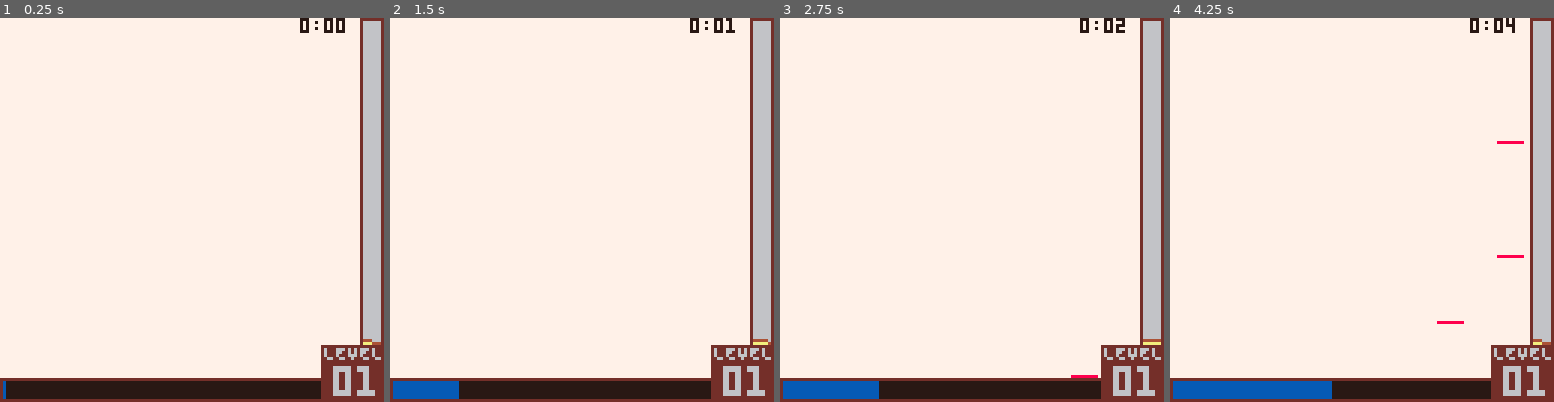
Above: before the commit, frames 1-4 (left to right).
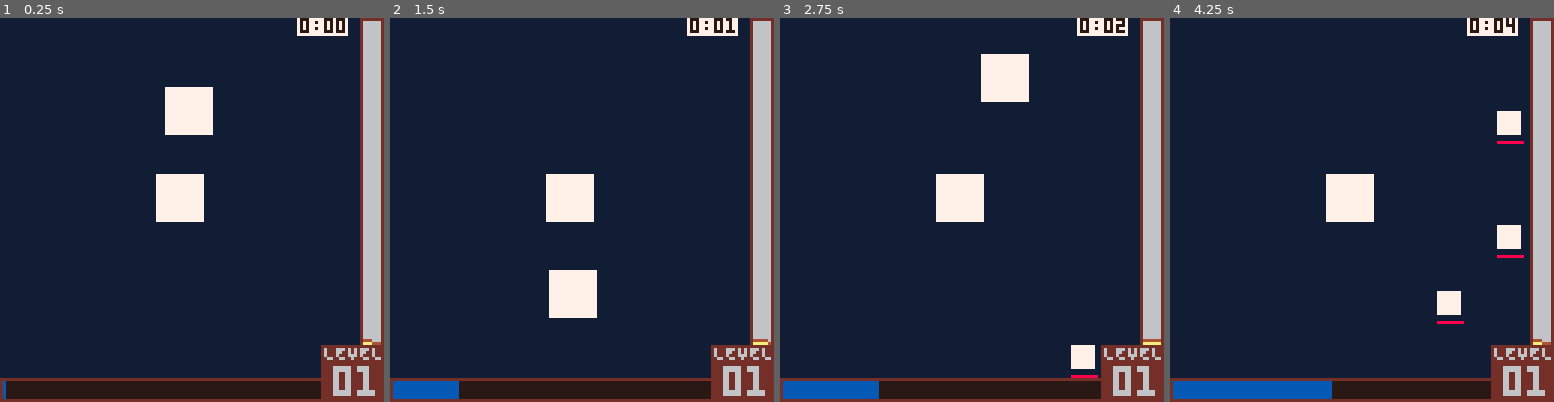
Above: after the commit, the same moments.

Repository: wsasaki01/bath-hack-2026
Game: PICO-8 cartridge fake.p8
Two runs of this game, one before a commit and one after it. Both use one fixed random seed, a clock stepped at 60 frames per second and the inputs below.
Inputs:
- Up to frame 1 (0.25 s): no input
- Up to frame 2 (1.5 s): tap X (X key) at 0.33, 1.07 s; tap O (Z key) at 0.7 s
- Up to frame 3 (2.75 s): hold Right 1.6-2.1 s; tap O (Z key) at 1.7, 2.1, 2.5 s; tap X (X key) at 1.85 s; hold Up 2.15-2.42 s; hold Right from 2.47 s (still down)
- Up to frame 4 (4.25 s): tap O (Z key) every 0.4 s from 2.9 to 4.1 s; tap X (X key) at 2.97, 4.08 s; release Right at 3.03 s; hold Left 3.08-3.58 s; hold Down 3.63-3.97 s; hold Right from 4.02 s (still down)

The runs differ from the first frame. In frame 1, 83% of the frame differs, in the area x 0-94%, y 0-94%; in frame 2, 83%; in frame 3, 83%; in frame 4, 83%.

Commit message:
reversed old stuff

Diff:
--- a/bh26.p8
+++ b/bh26.p8
@@ -208,3 +208,60 @@
 
 
 
+…(9 lines of a section not shown)…
+__gff__
+0000020202020000000002020000000000000202020200000000020200000000000000000000000000000000000000000000000000000000000000000000000000000000000000000000000000000000000000000000000000000000000000000000000000000000000000000000000000000000000000000000000000000000
+0000000000000000000000000000000000000000000000000000000000000000000000000000000000000000000000000000000000000000000000000000000000000000000000000000000000000000000000000000000000000000000000000000000000000000000000000000000000000000000000000000000000000000
+__map__
+0000000000000000000000000000000000000000000000000000000000000000000000000000000000000000000000000000000000000000000000000000000000000000000000000000000000000000000000000000000000000000000000000000000000000000000000000000000000000000000000000000000000000000
+0000000000000000000000000000000000000000000000000000000000000000000000000000000000000000000000000000000000000000000000000000000000000000000000000000000000000000000000000000000000000000000000000000000000000000000000000000000000000000000000000000000000000000
+0000000000000000000000000000000000000000000000000000000000000000000000000000000000000000000000000000000000000000000000000000000000000000000000000000000000000000000000000000000000000000000000000000000000000000000000000000000000000000000000000000000000000000
+0000000000000000000000000000000000000000000000000000000000000000000000000000000000000000000000000000000000000000000000000000000000000000000000000000000000000000000000000000000000000000000000000000000000000000000000000000000000000000000000000000000000000000
+0000000000000000000000000000000000000000000000000000000000000000000000000000000000000000000000000000000000000000000000000000000000000000000000000000000000000000000000000000000000000000000000000000000000000000000000000000000000000000000000000000000000000000
+0000000000000000000000000000000000000000000000000000000000000000000000000000000000000000000000000000000000000000000000000000000000000000000000000000000000000000000000000000000000000000000000000000000000000000000000000000000000000000000000000000000000000000
+0000000000000000000000000000000000000000000000000000000000000000000000000000000000000000000000000000000000000000000000000000000000000000000000000000000000000000000000000000000000000000000000000000000000000000000000000000000000000000000000000000000000000000
+0000000000000000000000000000000000000000000000000000000000000000000000000000000000000000000000000000000000000000000000000000000000000000000000000000000000000000000000000000000000000000000000000000000000000000000000000000000000000000000000000000000000000000
+0000000000000000000000000000000000000000000000000000000000000000000000000000000000000000000000000000000000000000000000000000000000000000000000000000000000000000000000000000000000000000000000000000000000000000000000000000000000000000000000000000000000000000
+0000000000000000000000000000000000000000000000000000000000000000000000000000000000000000000000000000000000000000000000000000000000000000000000000000000000000000000000000000000000000000000000000000000000000000000000000000000000000000000000000000000000000000
+0000000000000000000000000000000000000000000000000000000000000000000000000000000000000000000000000000000000000000000000000000000000000000000000000000000000000000000000000000000000000000000000000000000000000000000000000000000000000000000000000000000000000000
+0000000000000000000000000000000000000000000000000000000000000000000000000000000000000000000000000000000000000000000000000000000000000000000000000000000000000000000000000000000000000000000000000000000000000000000000000000000000000000000000000000000000000000
+0000000000000000000000000000000000000000000000000000000000000000000000000000000000000000000000000000000000000000000000000000000000000000000000000000000000000000000000000000000000000000000000000000000000000000000000000000000000000000000000000000000000000000
+0000000000000000000000000305050505050505050505050505050505050505050505050505050505050505050505050504000000000000000000000000000000000000000000000000000000000000000000000000000000000000000000000000000000000000000000000000000000000000000000000000000000000000
+000000000000000000000000020d1c0d0d1c1c0d1c0d0d1c1c0d1c0d0d1c1c0d1c0d0d1c1c0d1c0d0d0d1c0d1c1c0c0d1c12000000000000000000000000000000000000000000000000000000000000000000000000000000000000000000000000000000000000000000000000000000000000000000000000000000000000
+000000000000000000000000021d0c0c1d0c0c1d0c0c1d0c0c1d0c0c1d0c0c1d0c0c1d0c0c1d0c0c1d0c0c1d0c0c0d0c0c12000000000000000000000000000000000000000000000000000000000000000000000000000000000000000000000000000000000000000000000000000000000000000000000000000000000000
+000000000000000000000000020d1c0d1c1c0c0d1c0d1c1c0c0d1c0d1c1c0c0d1c0d1c1c0c0d1c0d1c0c0c0d1c0d1c0c0c12000000000000000000000000000000000000000000000000000000000000000000000000000000000000000000000000000000000000000000000000000000000000000000000000000000000000
+000000000000000000000000020c0c1d0c0c0d0c0c1d0c0c0d0c0c1d0c0c0d0c0c1d0c0c0d0c0c1d0c0d0d0c1c1d0c0d0d12000000000000000000000000000000000000000000000000000000000000000000000000000000000000000000000000000000000000000000000000000000000000000000000000000000000000
+000000000000000000000000020c0c0d1c0d1c0c0c0d1c0d1c0c0c0d1c0d1c0c0c0d1c0d1c0c0c0d1c0d1c0d1c0d0d1c1c12000000000000000000000000000000000000000000000000000000000000000000000000000000000000000000000000000000000000000000000000000000000000000000000000000000000000
+000000000000000000000000020d0d0c1c1d0c0d0d0c1c1d0c0d0d0c1c1d0c0d0d0c1c1d0c0d0d0c0d1c0d1c1c0c0d1c0c12000000000000000000000000000000000000000000000000000000000000000000000000000000000000000000000000000000000000000000000000000000000000000000000000000000000000
+000000000000000000000000020d1c0d1c0d0d1c1c0d1c0d0d1c1c0d1c0d0d1c1c0d1c0d0d1c1c0d0c0c1d0c0c0d0c0c0c12000000000000000000000000000000000000000000000000000000000000000000000000000000000000000000000000000000000000000000000000000000000000000000000000000000000000
+000000000000000000000000021d0c1d0c0c1d0c0c1d0c0c1d0c0c1d0c0c1d0c0c1d0c0c1d0c0c1d0c0c0d1c0d1c0c0c0d12000000000000000000000000000000000000000000000000000000000000000000000000000000000000000000000000000000000000000000000000000000000000000000000000000000000000
+000000000000000000000000020d0c0d1c0d1c1c0c0d1c0d1c1c0c0d1c0d1c1c0c0d1c0d1c1c0c0d0d0d0c1c1d0c0d0d1c12000000000000000000000000000000000000000000000000000000000000000000000000000000000000000000000000000000000000000000000000000000000000000000000000000000000000
+000000000000000000000000021d1c0c0c1d0c0c0d0c0c1d0c0c0d0c0c1d0c0c0d0c0c1d0c0c0d0c0d1c0d1c0d0d1c1d1c12000000000000000000000000000000000000000000000000000000000000000000000000000000000000000000000000000000000000000000000000000000000000000000000000000000000000
+000000000000000000000000021c0d0c0c0d1c0d1c0c0c0d1c0d1c0c0c0d1c0d1c0c0c0d1c0d1c0c1d0c1d0c0c1d0c1d0c12000000000000000000000000000000000000000000000000000000000000000000000000000000000000000000000000000000000000000000000000000000000000000000000000000000000000
+000000000000000000000000020d1c0d0d0c1c1d0c0d0d0c1c1d0c0d0d0c1c1d0c0d0d0c1c1d0c0d0d0c0d1c0d1c1c0c1d12000000000000000000000000000000000000000000000000000000000000000000000000000000000000000000000000000000000000000000000000000000000000000000000000000000000000
+000000000000000000000000020c0c0d1d1c0d1c0d0d1c1c0d1c0d0d1c1c0d1c0d0d1c1c0d1c0d0d1d1c0c0c1d0c0c0d1d12000000000000000000000000000000000000000000000000000000000000000000000000000000000000000000000000000000000000000000000000000000000000000000000000000000000000
+000000000000000000000000021c1d0c0d0c1d0c0c1d0c0c1d0c0c1d0c0c1d0c0c1d0c0c1d0c0c1d1c0d0c0c0d1c0d1c0c12000000000000000000000000000000000000000000000000000000000000000000000000000000000000000000000000000000000000000000000000000000000000000000000000000000000000
+000000000000000000000000020c0d1c1d1c0d1c0d1c1c0c0d1c0d1c1c0c0d1c0d1c1c0c0d1c0d1c1c0c0d1c0d1c1c0c1c12000000000000000000000000000000000000000000000000000000000000000000000000000000000000000000000000000000000000000000000000000000000000000000000000000000000000
+000000000000000000000000020c0d1c0d0c0c0c1d0c0c0d0c0c1d0c0c0d0c0c1d0c0c0d0c0c1d0c0c0d0c0c1d0c0c0d0c12000000000000000000000000000000000000000000000000000000000000000000000000000000000000000000000000000000000000000000000000000000000000000000000000000000000000
+000000000000000000000000021c1d0c1d1c0c0c0d1c0d1c0c0c0d1c0d1c0c0c0d1c0d1c0c0c0d1c0d1c0c0c0d1c0d1c1c12000000000000000000000000000000000000000000000000000000000000000000000000000000000000000000000000000000000000000000000000000000000000000000000000000000000000
+000000000000000000000000021d1c1d1c0d0d0d0c1c1d0c0d0d0c1c1d0c0d0d0c1c1d0c0d0d0c1c1d0c0d0d0c1c1d0c0d12000000000000000000000000000000000000000000000000000000000000000000000000000000000000000000000000000000000000000000000000000000000000000000000000000000000000
+…(12 lines of a section not shown)…
--- a/draw.lua
+++ b/draw.lua
@@ -144,7 +144,8 @@
 		camera(plyr.x-60,plyr.y-60)
 
 		-- Draw map
-		map(0,0,0,0,8,8)
+		rectfill(-2000,-2000,2000,2000,11)	-- Background Darkness
+		map(0,0,0,0,128,128)
 
 		-- Screen item updates
 		for screen in all(screen_list) do
Not shown, changed: 70 lines of the sprite sheet (__gfx__) section of bh26.p8
